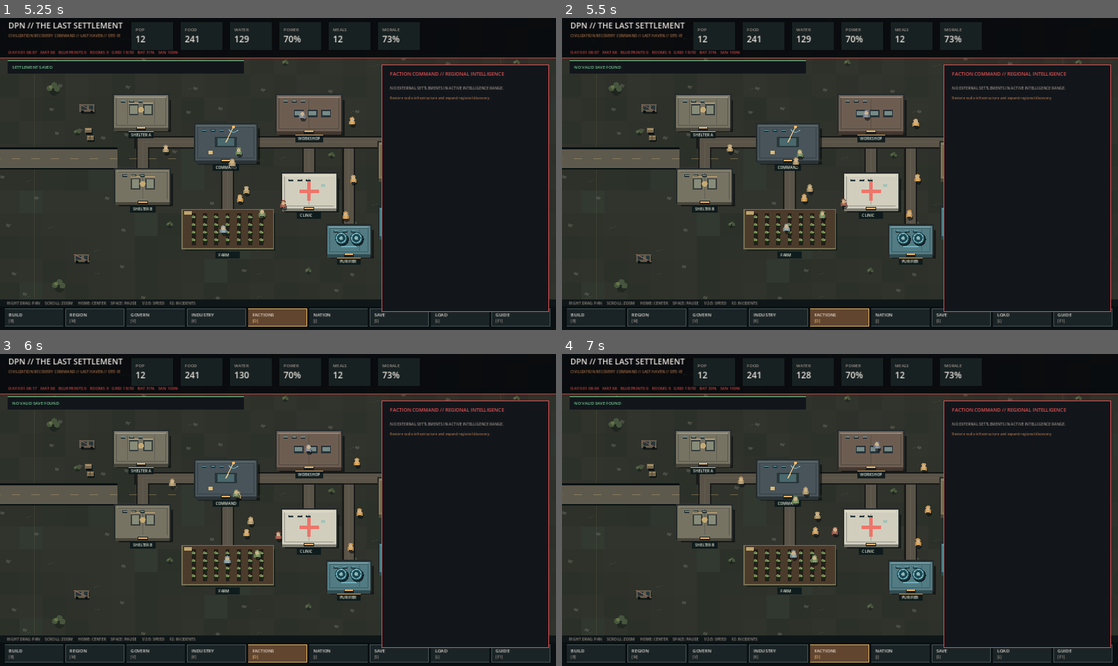
Above: before the commit, frames 1-4 (two rows, left to right).
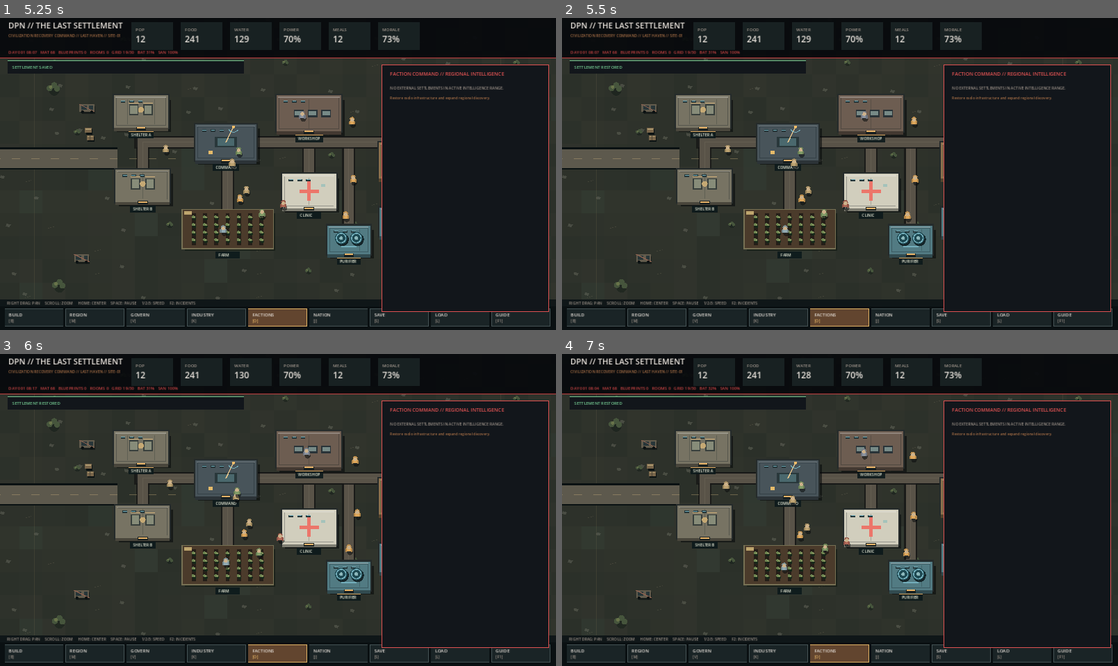
Above: after the commit, the same moments.

Repository: DPN-Technology/The-Last-Settlement
Game: Godot game, scene res://src/Main.tscn
Same seed, same stepped clock (60 frames per second), same inputs: the game is played once before the commit and once after it.
Inputs (mouse positions are in pixels of both pictures, inside the frame that each line leads up to):
- Up to frame 1 (5.25 s): tap Enter at 0.5, 4.25 s; move the mouse to (400, 158) at 0.52 s; hold Right 0.53-1.25 s; tap L at 0.6, 2.3, 3.8 s; click (400, 158) at 0.67 s; tap Space at 0.77, 1.25, 3.77, 5 s; drag from (166, 189) to (250, 236) at 1.27 s; move the mouse to (333, 105) at 2.02 s; hold Right 2.03-2.75 s; tap B at 2.1 s; drag from (250, 236) to (111, 127) at 2.77 s; move the mouse to (444, 220) at 3.52 s; hold Left 3.53-4.25 s; tap V at 3.6 s; drag from (111, 127) to (194, 96) at 4.27 s; move the mouse to (305, 174) at 5.02 s; hold S from 5.03 s (still down); tap O at 5.1 s; click (305, 174) at 5.17 s
- Up to frame 2 (5.5 s): keep holding S; tap L at 5.3 s
- Up to frame 3 (6 s): release S at 5.75 s; drag from (194, 432) to (166, 525) at 5.77 s
- Up to frame 4 (7 s): move the mouse to (962, 494) at 6.52 s; hold W from 6.53 s (still down); tap Delete at 6.6 s; tap Space at 6.77 s; tap L at 6.8 s

Frame 1 is identical in both runs. In frame 2, 0.4% of the frame differs, in the area x 2-65%, y 15-70%; in frame 3, 0.4%; in frame 4, 0.6%, in the area x 2-67%, y 10-71%.
Error before the commit: Trying to assign an array of type "Array" to a variable of type "Array[Dictionary]". (res://simulation/settlement_simulation.gd:982)

Commit message:
fix(save): restore all JSON arrays into typed Godot collections

Diff:
--- a/simulation/settlement_simulation.gd
+++ b/simulation/settlement_simulation.gd
@@ -979,7 +979,7 @@
 		field_objectives[objective] = bool(loaded_objectives.get(objective, false))
 	resources = data.get("resources", resources)
 	stockpiles = data.get("stockpiles", stockpiles)
-	work_orders = data.get("work_orders", work_orders)
+	work_orders = _restore_dict_array(data.get("work_orders", work_orders))
 	blueprints = _restore_vector_dicts(data.get("blueprints", []))
 	buildings = _restore_vector_dicts(data.get("buildings", []))
 	citizens = _restore_vector_dicts(data.get("citizens", []))
@@ -990,20 +990,20 @@
 	utility_state = data.get("utility_state", utility_state)
 	utility_failures = data.get("utility_failures", utility_failures)
 	world_simulation.locations = _restore_vector_dicts(data.get("world_locations", world_simulation.locations))
-	world_simulation.expeditions = data.get("expeditions", world_simulation.expeditions)
-	world_simulation.discovered_location_ids = data.get("discovered_location_ids", world_simulation.discovered_location_ids)
+	world_simulation.expeditions = _restore_dict_array(data.get("expeditions", world_simulation.expeditions))
+	world_simulation.discovered_location_ids = _restore_int_array(data.get("discovered_location_ids", world_simulation.discovered_location_ids))
 	world_simulation.next_expedition_id = int(data.get("next_expedition_id", world_simulation.next_expedition_id))
 	var governance: Dictionary = data.get("governance", {})
 	if not governance.is_empty():
 		governance_simulation.government_type = str(governance.get("government_type", governance_simulation.government_type))
 		governance_simulation.laws = governance.get("laws", governance_simulation.laws)
 		governance_simulation.leader_id = int(governance.get("leader_id", governance_simulation.leader_id))
-		governance_simulation.council_ids = governance.get("council_ids", governance_simulation.council_ids)
+		governance_simulation.council_ids = _restore_int_array(governance.get("council_ids", governance_simulation.council_ids))
 		governance_simulation.factions = governance.get("factions", governance_simulation.factions)
 		governance_simulation.unrest = float(governance.get("unrest", governance_simulation.unrest))
 		governance_simulation.legitimacy = float(governance.get("legitimacy", governance_simulation.legitimacy))
 		governance_simulation.crime_pressure = float(governance.get("crime_pressure", governance_simulation.crime_pressure))
-		governance_simulation.active_cases = governance.get("active_cases", governance_simulation.active_cases)
+		governance_simulation.active_cases = _restore_dict_array(governance.get("active_cases", governance_simulation.active_cases))
 		governance_simulation.next_case_id = int(governance.get("next_case_id", governance_simulation.next_case_id))
 		governance_simulation.next_election_hour = float(governance.get("next_election_hour", governance_simulation.next_election_hour))
 		governance_simulation.last_protest_hour = float(governance.get("last_protest_hour", governance_simulation.last_protest_hour))
@@ -1013,10 +1013,10 @@
 		economy_simulation.credits = float(economy.get("credits", economy_simulation.credits))
 		economy_simulation.market_index = economy.get("market_index", economy_simulation.market_index)
 		economy_simulation.industry_stock = economy.get("industry_stock", economy_simulation.industry_stock)
-		economy_simulation.production_queue = economy.get("production_queue", economy_simulation.production_queue)
+		economy_simulation.production_queue = _restore_dict_array(economy.get("production_queue", economy_simulation.production_queue))
 		economy_simulation.next_batch_id = int(economy.get("next_batch_id", economy_simulation.next_batch_id))
 		economy_simulation.price_update_hour = float(economy.get("price_update_hour", economy_simulation.price_update_hour))
-		economy_simulation.trade_log = economy.get("trade_log", economy_simulation.trade_log)
+		economy_simulation.trade_log = _restore_dict_array(economy.get("trade_log", economy_simulation.trade_log))
 		economy_simulation.vehicles = economy.get("vehicles", economy_simulation.vehicles)
 		economy_simulation.trade_pressure = economy.get("trade_pressure", economy_simulation.trade_pressure)
 		economy_simulation.warehouse_capacity = float(economy.get("warehouse_capacity", economy_simulation.warehouse_capacity))
@@ -1028,20 +1028,20 @@
 		economy_simulation.next_warehouse_check_hour = float(economy.get("next_warehouse_check_hour", economy_simulation.next_warehouse_check_hour))
 		economy_simulation.repair_kits = float(economy.get("repair_kits", economy_simulation.repair_kits))
 		economy_simulation.regional_markets = economy.get("regional_markets", economy_simulation.regional_markets)
-		economy_simulation.trade_caravans = economy.get("trade_caravans", economy_simulation.trade_caravans)
+		economy_simulation.trade_caravans = _restore_dict_array(economy.get("trade_caravans", economy_simulation.trade_caravans))
 		economy_simulation.next_caravan_id = int(economy.get("next_caravan_id", economy_simulation.next_caravan_id))
 	var faction_state: Dictionary = data.get("factions", {})
 	if not faction_state.is_empty():
 		faction_simulation.factions = faction_state.get("factions", faction_simulation.factions)
 		faction_simulation.next_strategic_hour = float(faction_state.get("next_strategic_hour", faction_simulation.next_strategic_hour))
 		faction_simulation.active_raid = faction_state.get("active_raid", faction_simulation.active_raid)
-		faction_simulation.raid_log = faction_state.get("raid_log", faction_simulation.raid_log)
+		faction_simulation.raid_log = _restore_dict_array(faction_state.get("raid_log", faction_simulation.raid_log))
 		faction_simulation.last_espionage_hour = float(faction_state.get("last_espionage_hour", faction_simulation.last_espionage_hour))
 	var civilization_state: Dictionary = data.get("civilization", {})
 	if not civilization_state.is_empty():
 		civilization_simulation.settlements = civilization_state.get("settlements", civilization_simulation.settlements)
-		civilization_simulation.logistics_routes = civilization_state.get("logistics_routes", civilization_simulation.logistics_routes)
-		civilization_simulation.history_archive = civilization_state.get("history_archive", civilization_simulation.history_archive)
+		civilization_simulation.logistics_routes = _restore_dict_array(civilization_state.get("logistics_routes", civilization_simulation.logistics_routes))
+		civilization_simulation.history_archive = _restore_dict_array(civilization_state.get("history_archive", civilization_simulation.history_archive))
 		civilization_simulation.recovery_score = float(civilization_state.get("recovery_score", civilization_simulation.recovery_score))
 		civilization_simulation.civilization_stability = float(civilization_state.get("civilization_stability", civilization_simulation.civilization_stability))
 		civilization_simulation.next_settlement_id = int(civilization_state.get("next_settlement_id", civilization_simulation.next_settlement_id))
@@ -1049,8 +1049,8 @@
 		civilization_simulation.next_logistics_hour = float(civilization_state.get("next_logistics_hour", civilization_simulation.next_logistics_hour))
 		civilization_simulation.next_colony_event_hour = float(civilization_state.get("next_colony_event_hour", civilization_simulation.next_colony_event_hour))
 		civilization_simulation.civilization_policies = civilization_state.get("civilization_policies", civilization_simulation.civilization_policies)
-		civilization_simulation.emergency_log = civilization_state.get("emergency_log", civilization_simulation.emergency_log)
-		civilization_simulation.colony_projects = civilization_state.get("colony_projects", civilization_simulation.colony_projects)
+		civilization_simulation.emergency_log = _restore_dict_array(civilization_state.get("emergency_log", civilization_simulation.emergency_log))
+		civilization_simulation.colony_projects = _restore_dict_array(civilization_state.get("colony_projects", civilization_simulation.colony_projects))
 		civilization_simulation.next_colony_project_id = int(civilization_state.get("next_colony_project_id", civilization_simulation.next_colony_project_id))
 		civilization_simulation.recovery_projects = civilization_state.get("recovery_projects", civilization_simulation.recovery_projects)
 		civilization_simulation.founding_roster = civilization_state.get("founding_roster", civilization_simulation.founding_roster)
@@ -1065,10 +1065,29 @@
 		federal_governance_simulation.network_cohesion = float(federal_state.get("network_cohesion", federal_governance_simulation.network_cohesion))
 		federal_governance_simulation.federal_treasury = float(federal_state.get("federal_treasury", federal_governance_simulation.federal_treasury))
 		federal_governance_simulation.next_council_hour = float(federal_state.get("next_council_hour", federal_governance_simulation.next_council_hour))
-		federal_governance_simulation.council_history = federal_state.get("council_history", federal_governance_simulation.council_history)
+		federal_governance_simulation.council_history = _restore_dict_array(federal_state.get("council_history", federal_governance_simulation.council_history))
 		federal_governance_simulation.last_dispute_hour = float(federal_state.get("last_dispute_hour", federal_governance_simulation.last_dispute_hour))
 	add_event("LOAD COMPLETE", "Settlement state restored.", "good")
 	return true
+
+# JSON.parse_string returns untyped Arrays; Godot refuses assigning these to
+# typed Array[Dictionary] / Array[int] properties without copying each element.
+# Preserve save schema 14: this is a loader fix, not a file format change.
+func _restore_dict_array(items: Variant) -> Array[Dictionary]:
+	var restored: Array[Dictionary] = []
+	if items is Array:
+		for item in items:
+			if item is Dictionary:
+				restored.append(item)
+	return restored
+
+func _restore_int_array(items: Variant) -> Array[int]:
+	var restored: Array[int] = []
+	if items is Array:
+		for item in items:
+			if item is int or item is float:
+				restored.append(int(item))
+	return restored
 
 func _serialize_vector_dicts(items: Array) -> Array:
 	var output: Array = []
